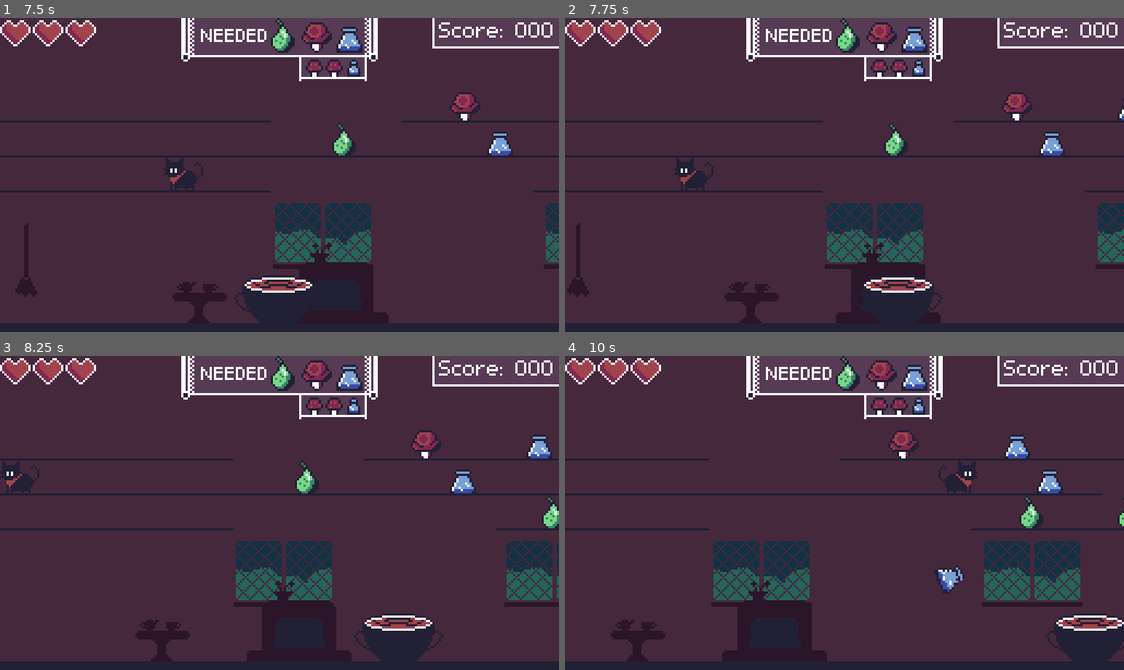
Above: before the commit, frames 1-4 (two rows, left to right).
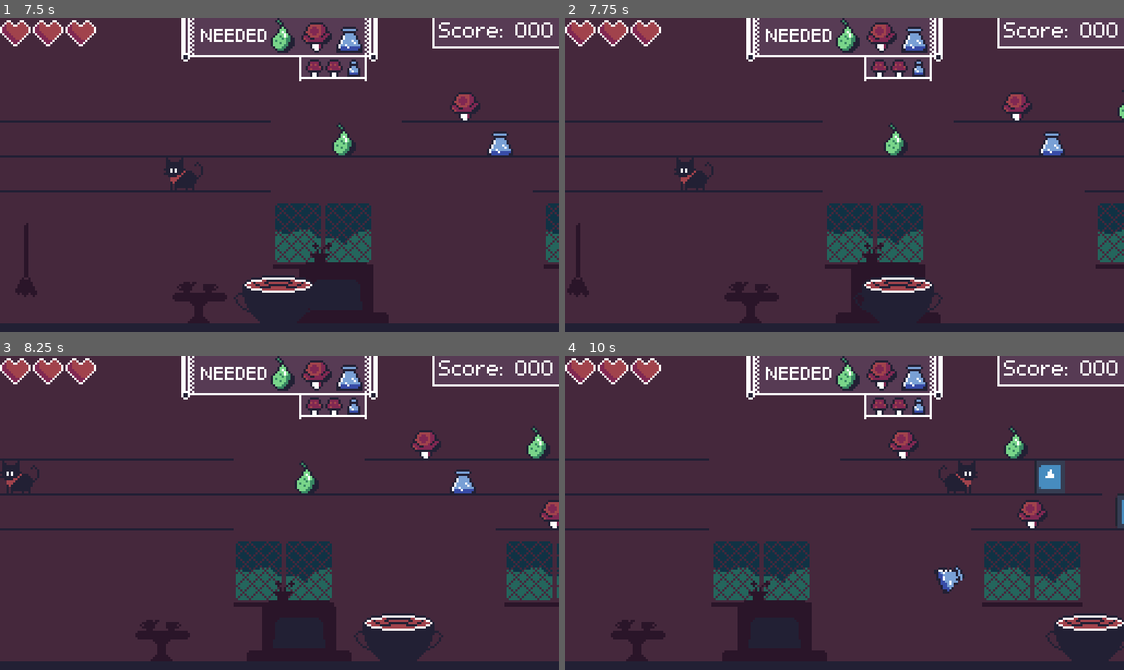
Above: after the commit, the same moments.

Repository: Bazooh/BlackCatJam
Game: Godot game, scene res://ui/menu.tscn
The game is run twice, just before and just after one commit, with the same random seed, the same clock (stepped at 60 frames per second) and the same inputs. The engine's default icon, where the game draws it, is replaced by a stand-in: a white triangle on a blue panel in a dark square.
Inputs:
- Up to frame 1 (7.5 s): click "Start" at 0.5 s; hold Right (right) 1.28-2.03 s; hold S (down) 2.03-2.78 s; hold Right (right) 2.78-3.53 s; hold W (up) 3.53-4.28 s; hold A (left) 4.28-5.75 s; tap Escape (pause) at 4.9 s; click "Resume" at 5.75 s; hold S (down) 6.53-7.28 s; hold Right (right) from 7.28 s (still down)
- Up to frame 2 (7.75 s): keep holding Right (right)
- Up to frame 3 (8.25 s): release Right (right) at 8.03 s; hold W (up) from 8.03 s (still down)
- Up to frame 4 (10 s): release W (up) at 8.78 s; hold Right (right) 8.78-9.53 s; hold S (down) from 9.53 s (still down)

Frame 1 is identical in both runs. In frame 2, less than 0.1% of the frame differs, in the area x 98-100%, y 22-33%; in frame 3, 0.5%; in frame 4, 1.1%, in the area x 78-100%, y 22-55%.

Commit message:
item to randomly change items

Diff:
--- /dev/null
+++ b/entities/items/effects/change_items.gd
@@ -0,0 +1,24 @@
+class_name ChangeItemsEffect extends Effect
+
+
+func _activate(_entity) -> void:
+	var items_node = Game.level_generator.items_node.duplicate()
+	Game.level_generator.items_node.clear()
+
+	for _item in items_node:
+		if not is_instance_valid(_item):
+			continue
+
+		var new_item: Item = Game.witch.get_usable_items().pick_random().instantiate()
+
+		new_item.position = _item.position
+		new_item.rotation = _item.rotation
+		new_item.scale = _item.scale
+
+		if _item.has_node("Effects/Drop") and new_item.has_node("Effects/Drop") and _item.get_node("Effects/Drop").is_dropping:
+			new_item.get_node("Effects/Drop").is_dropping = true
+
+		Game.level_generator.items_node.append(new_item)
+
+		_item.get_parent().add_child(new_item)
+		_item.queue_free()
--- a/entities/items/item.tscn
+++ b/entities/items/item.tscn
@@ -11,6 +11,21 @@
 
 [sub_resource type="RectangleShape2D" id="RectangleShape2D_q4cnn"]
 size = Vector2(14, 16)
+
+[sub_resource type="Animation" id="Animation_efq3m"]
+length = 0.001
+tracks/0/type = "value"
+tracks/0/imported = false
+tracks/0/enabled = true
+tracks/0/path = NodePath(".:rotation")
+tracks/0/interp = 1
+tracks/0/loop_wrap = true
+tracks/0/keys = {
+"times": PackedFloat32Array(0),
+"transitions": PackedFloat32Array(1),
+"update": 0,
+"values": [0.0]
+}
 
 [sub_resource type="Animation" id="Animation_ejpfp"]
 resource_name = "fall"
@@ -26,21 +41,6 @@
 "transitions": PackedFloat32Array(1, 1),
 "update": 0,
 "values": [0.0, 6.28319]
-}
-
-[sub_resource type="Animation" id="Animation_efq3m"]
-length = 0.001
-tracks/0/type = "value"
-tracks/0/imported = false
-tracks/0/enabled = true
-tracks/0/path = NodePath(".:rotation")
-tracks/0/interp = 1
-tracks/0/loop_wrap = true
-tracks/0/keys = {
-"times": PackedFloat32Array(0),
-"transitions": PackedFloat32Array(1),
-"update": 0,
-"values": [0.0]
 }
 
 [sub_resource type="AnimationLibrary" id="AnimationLibrary_qa57p"]
--- /dev/null
+++ b/entities/items/utility/wand.tscn
@@ -0,0 +1,15 @@
+[gd_scene load_steps=4 format=3 uid="uid://d3r00tlree4sn"]
+
+[ext_resource type="PackedScene" uid="uid://dmjvmc6ltdaiu" path="res://entities/items/item.tscn" id="1_4x0k0"]
+[ext_resource type="Texture2D" uid="uid://u3baaex6yseh" path="res://icon.svg" id="2_cqv7o"]
+[ext_resource type="Script" path="res://entities/items/effects/change_items.gd" id="3_mosji"]
+
+[node name="Bomb" instance=ExtResource("1_4x0k0")]
+
+[node name="Sprite" parent="." index="0"]
+position = Vector2(0, -8.5)
+scale = Vector2(0.109375, 0.132812)
+texture = ExtResource("2_cqv7o")
+
+[node name="ChangeItems" type="Node" parent="Effects" index="1"]
+script = ExtResource("3_mosji")
--- a/entities/witch.gd
+++ b/entities/witch.gd
@@ -17,7 +17,7 @@
 
 var ingredients_scene := {}
 var ingredient_types: Array[Ingredient.Type]
-var all_items_scene := []
+var utility_items_scene: Array[PackedScene] = []
 var recipe: Array[Ingredient.Type] = []
 var next_recipe: Array[Ingredient.Type] = []
 
@@ -39,11 +39,10 @@
 		var type: Ingredient.Type = ingredient.instantiate().type
 		ingredient_types.append(type)
 		ingredients_scene[type] = ingredient
-		all_items_scene.append(ingredient)
 
 	for file in DirAccess.get_files_at("res://entities/items/utility"):
 		var item: PackedScene = load("res://entities/items/utility/" + file)
-		all_items_scene.append(item)
+		utility_items_scene.append(item)
 
 
 func get_usable_ingredients() -> Array[PackedScene]:
@@ -51,6 +50,10 @@
 	for type in ingredient_types.slice(0, 3 + int(difficulty)):
 		usable_ingredients.append(ingredients_scene[type])
 	return usable_ingredients
+
+
+func get_usable_items() -> Array[PackedScene]:
+	return get_usable_ingredients() + utility_items_scene
 
 
 func _ready():
--- a/game.gd
+++ b/game.gd
@@ -2,3 +2,4 @@
 
 
 var witch: Witch
+var level_generator: LevelGenerator
--- a/level/level_generator.gd
+++ b/level/level_generator.gd
@@ -36,7 +36,7 @@
 @onready var platform_size: float = platform_node.instantiate().get_node("CollisionShape2D").shape.get_rect().size.x
 @onready var background: Node2D = $Background
 
-var item_nodes: Array = []
+var items_node: Array = []
 var platforms: Array = []
 
 var chunk_number: int = 0
@@ -111,7 +111,7 @@
 func get_random_item() -> Item:
 	for recipe_ingredient: Ingredient.Type in witch.recipe:
 		var is_in_screen: bool = false
-		for item in item_nodes:
+		for item in items_node:
 			if is_instance_valid(item) and item is Ingredient and item.type == recipe_ingredient:
 				is_in_screen = true
 				break
@@ -119,7 +119,7 @@
 		if not is_in_screen:
 			return witch.ingredients_scene[recipe_ingredient].instantiate()
 
-	return witch.all_items_scene.pick_random().instantiate()
+	return witch.get_usable_items().pick_random().instantiate()
 
 
 func generate_chunk(idx: int) -> void:
@@ -133,7 +133,7 @@
 				var item: Item = get_random_item()
 				item.position = Vector2((idx*chunk_length + x) * platform_size, y * 16 + grid_y_offset)
 				item.position.x += randf_range(-1, 1) * item_offset
-				item_nodes.append(item)
+				items_node.append(item)
 				add_child(item)
 
 	chunk_number += 1
@@ -170,6 +170,8 @@
 
 
 func _ready() -> void:
+	Game.level_generator = self
+
 	for i in range(n_chunks):
 		generate_chunk(i)
 	grid_to_node()
@@ -181,14 +183,14 @@
 	if position.x < -chunk_length * platform_size:
 		move_grid()
 
-		for item_node in item_nodes.duplicate():
+		for item_node in items_node.duplicate():
 			if is_instance_valid(item_node):
 				item_node.position.x -= chunk_length * platform_size
 				if item_node.position.x < -platform_size:
 					item_node.queue_free()
 
 			if not is_instance_valid(item_node):
-				item_nodes.erase(item_nodes.find(item_node))
+				items_node.erase(items_node.find(item_node))
 
 		generate_chunk(n_chunks - 1)
 		grid_to_node()
--- a/ui/pause.gd
+++ b/ui/pause.gd
@@ -2,7 +2,7 @@
 
 var paused := false
 
-func _input(event: InputEvent):
+func _input(_event: InputEvent):
 	if Input.is_action_just_pressed("pause"):
 		toggle_pause()
 
